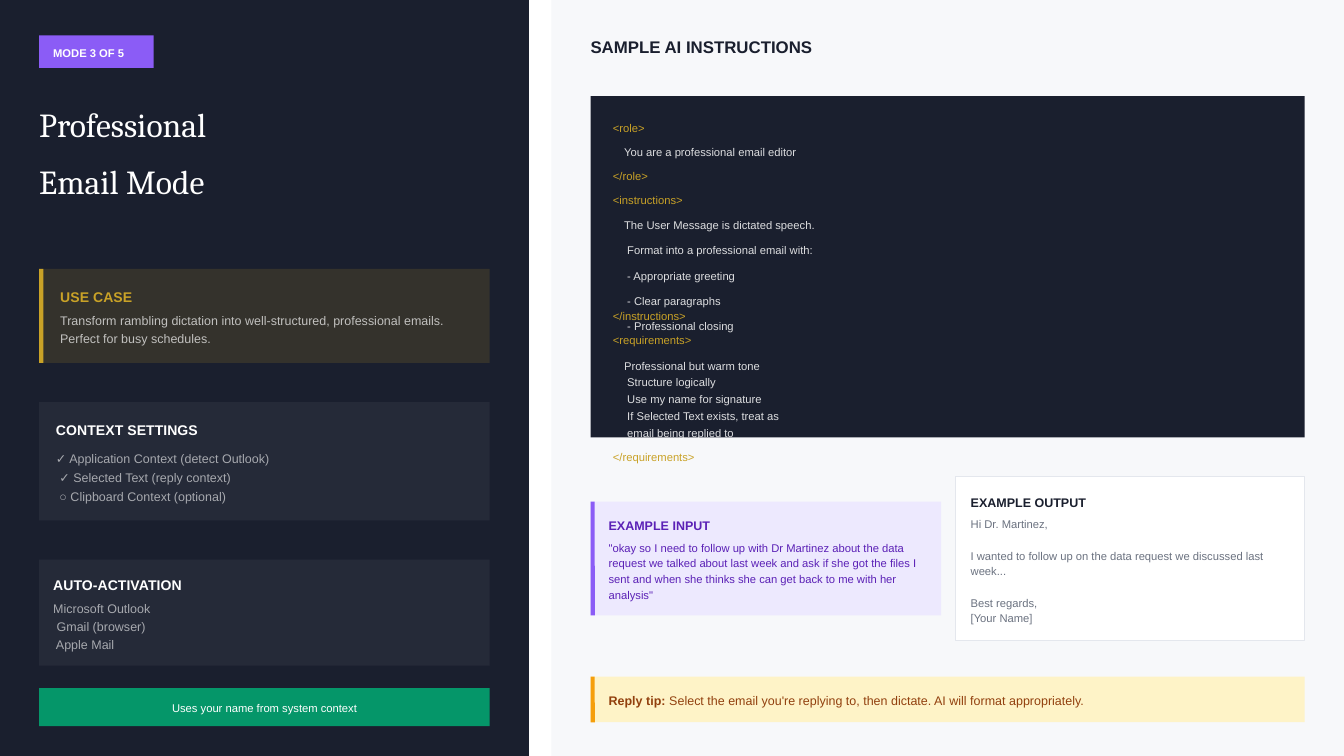
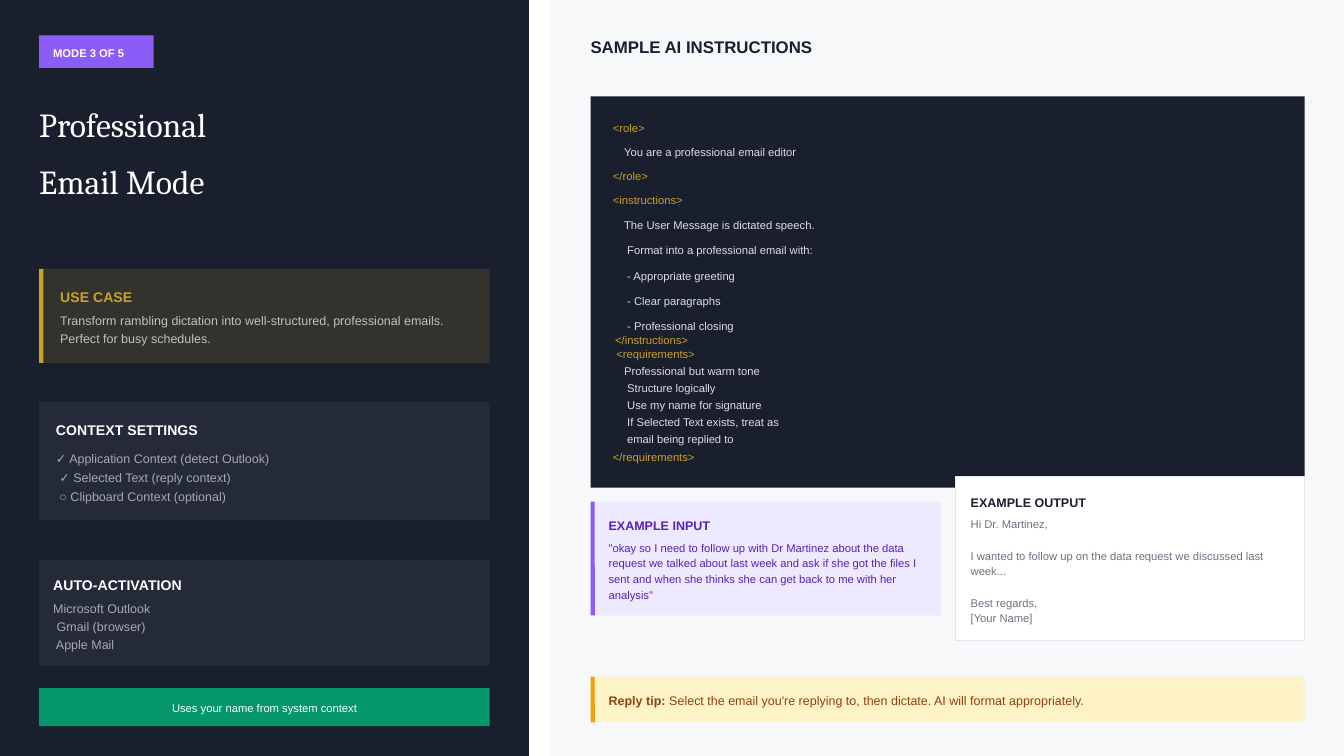
Before and after one commit to crypticpy/voice-control, a slide deck: slide 40 of Voice_AI_Workflows_Part1_CORE.pptx (slide 26 before the commit). Drawn at 1344x756 pixels with LibreOffice and Linux fonts; fonts in the diff are those of the drawing. Boxes give left, top, right and bottom in pixels: in the first picture for what was removed or moved away, otherwise in the second. Text is boxed around its words. In the diff, an @@ line names an element or a change of style, - is before the commit and + after.

```diff
--- a/Voice_AI_Workflows_Part1_CORE.pptx
+++ b/Voice_AI_Workflows_Part1_CORE.pptx
@@ rectangle: place and size @@
-rectangle at [590,97,1304,438]
+rectangle at [590,97,1304,488]
@@ text "</instructions>" rewrapped from [613,312,686,324] to [615,336,688,344] @@
@@ text "<requirements>": place and size @@
-text "<requirements>" at [613,336,691,347]
+text "<requirements>" at [616,350,694,361]
@@ text "Professional but warm tone": place and size @@
-text "Professional but warm tone" at [624,362,779,440]
+text "Professional but warm tone" at [624,367,779,446]
```
Also in this commit, not shown: 8 other slides changed, 14 slides added, 42 other files.
